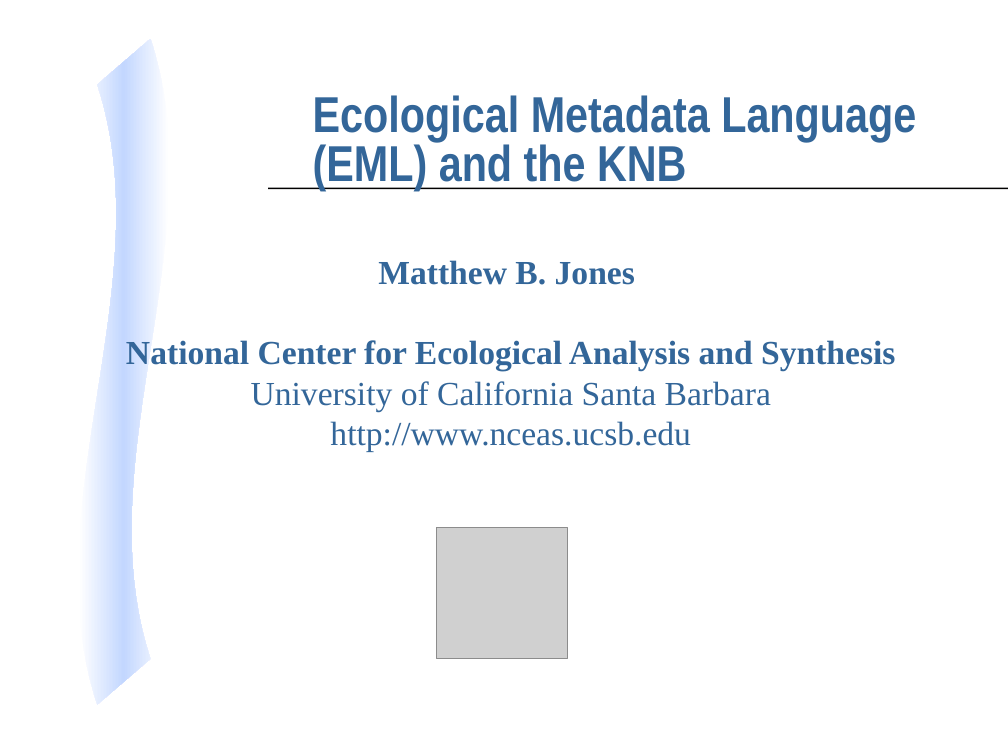
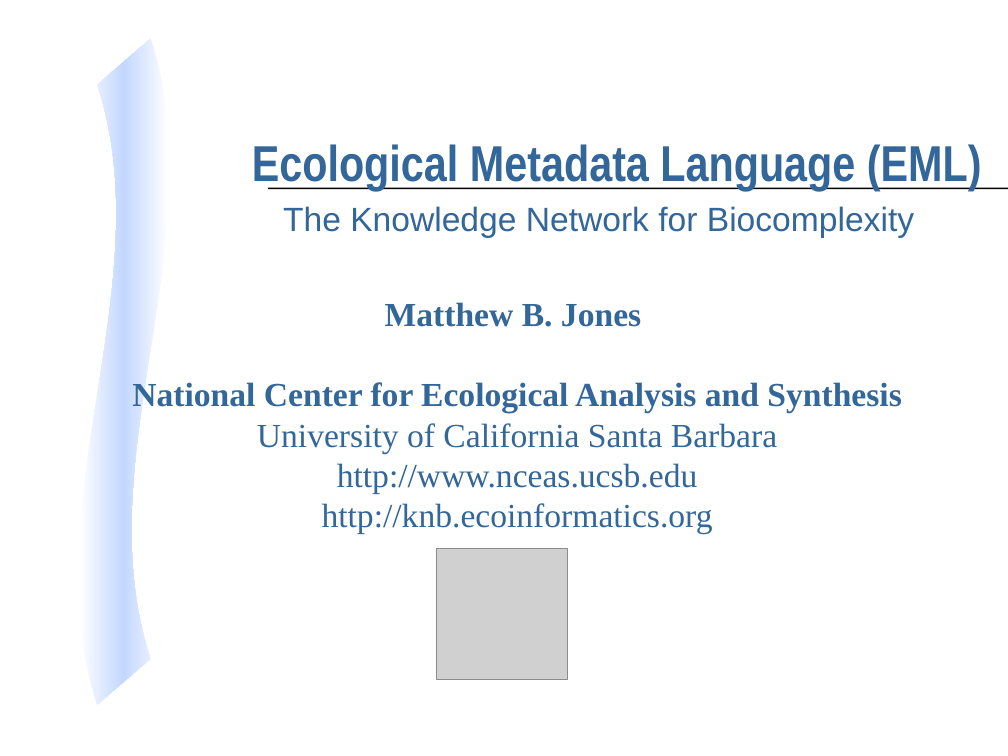
Before and after one commit to NCEAS/eml, a slide deck: slide 1 of display/eml-overview-200010402.ppt. Drawn at 1008x756 pixels with LibreOffice and Linux fonts; fonts in the diff are those of the drawing; grey boxes stand for pictures. Boxes give left, top, right and bottom in pixels: in the first picture for what was removed or moved away, otherwise in the second. Text is boxed around its words. In the diff, an @@ line names an element or a change of style, - is before the commit and + after.

```diff
--- a/display/eml-overview-200010402.ppt
+++ b/display/eml-overview-200010402.ppt
@@ title at box(252, 144, 982, 191): text changed @@
-Ecological Metadata Language (EML) and the KNB
+Ecological Metadata Language (EML)
@@ subtitle added at box(283, 206, 914, 238), 24 pt, text #336699 @@
+The Knowledge Network for Biocomplexity
@@ text "Matthew B. Jones": place and size @@
-text "Matthew B. Jones" at box(126, 260, 895, 452)
+text "Matthew B. Jones" at box(132, 302, 901, 534)
@@ text at box(322, 503, 713, 534): paragraph added @@
+http://knb.ecoinformatics.org
@@ picture: place and size @@
-picture at box(436, 528, 568, 659)
+picture at box(436, 549, 568, 680)
```
Also in this commit, not shown: 5 other slides changed, 14 slides added, 1 slide removed.
